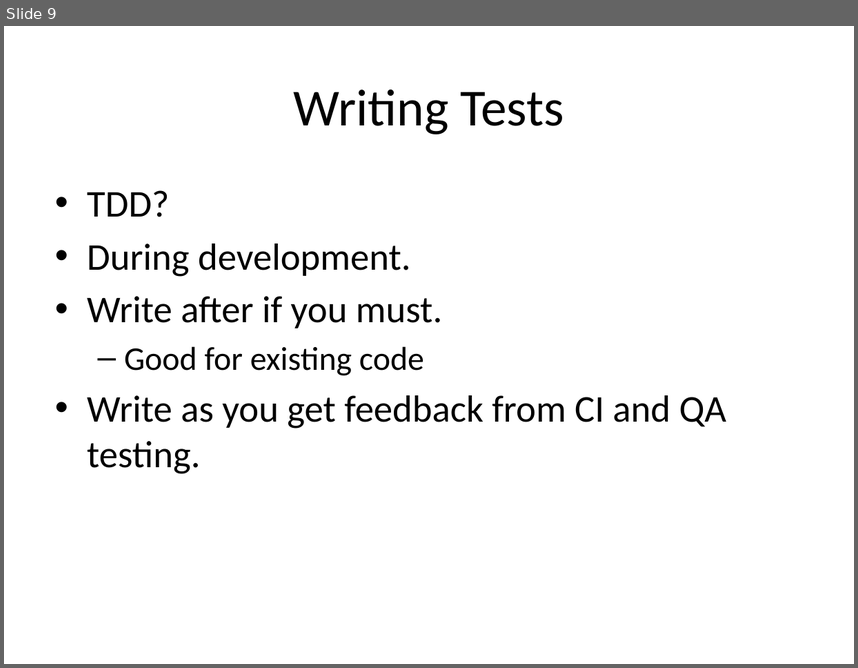
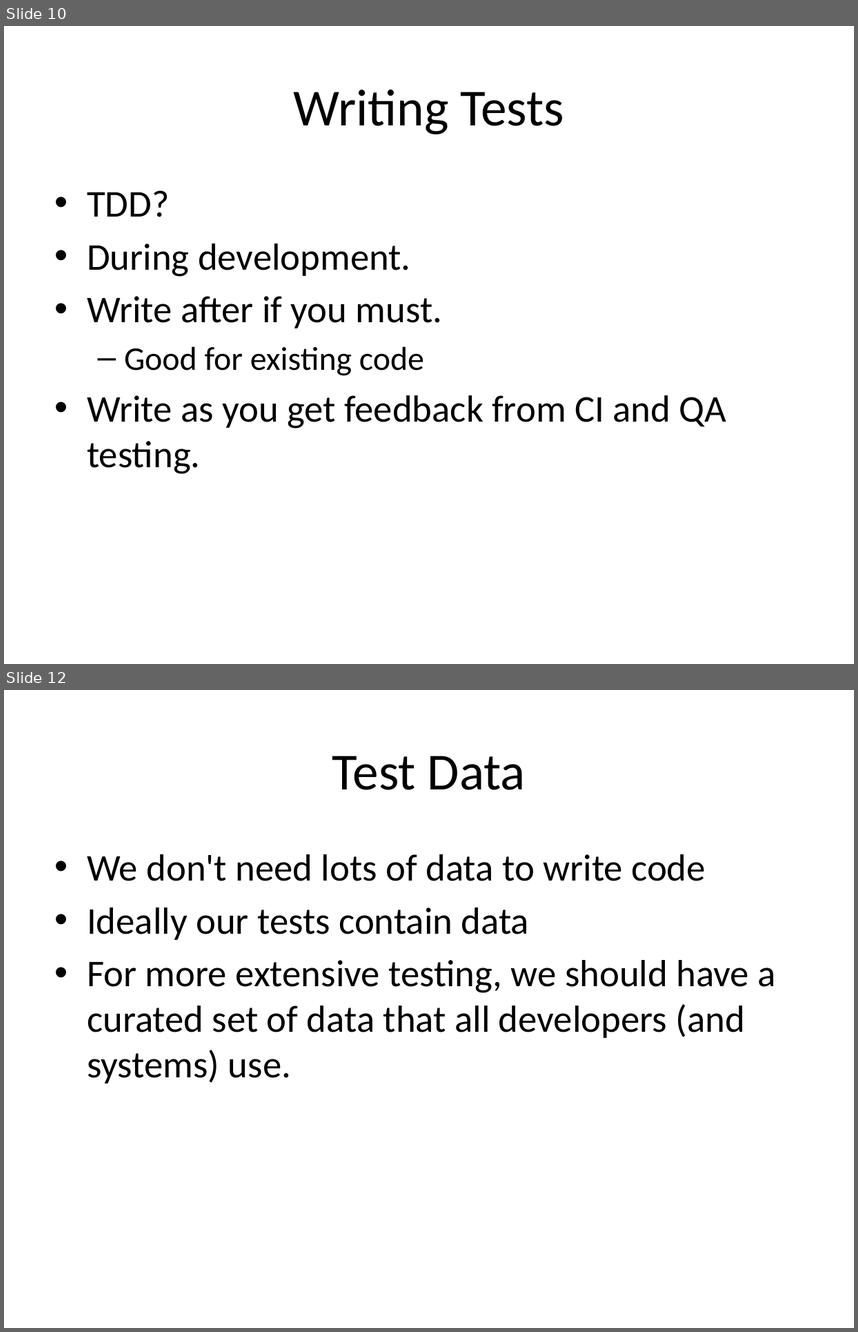
Before and after one commit to way0utwest/UnitTestingTSQL, a slide deck: UnitTestingTSQL.pptx. Shown one above the other, each under a label of ours: slide 9 before the commit, slides 10 and 12 after it; the slides between them are not shown. The pictures are 858x668 and 858x1332 pixels, drawn with LibreOffice and Linux fonts; fonts in the diff are those of the drawing. Boxes give left, top, right and bottom in pixels: in the first picture for what was removed or moved away, otherwise in the second. Text is boxed around its words. In the diff, an @@ line names an element or a change of style, - is before the commit and + after.

```diff
--- a/UnitTestingTSQL.pptx
+++ b/UnitTestingTSQL.pptx
@@ slide 12 added at box(4, 690, 854, 1328), background #FFFFFF @@
@@ title added at box(332, 756, 526, 790), 44 pt, text #000000 @@
+Test Data
@@ text added at box(87, 854, 776, 1083), 32 pt, text #000000 @@
+• We don't need lots of data to write code
+• Ideally our tests contain data
+• For more extensive testing, we should have a curated set of data that all developers (and systems) use.
@@ what was slide 9 is now slide 10 @@
```
Also in this commit, not shown: 5 slides changed, 5 other slides added, 2 slides removed, 5 other files.
